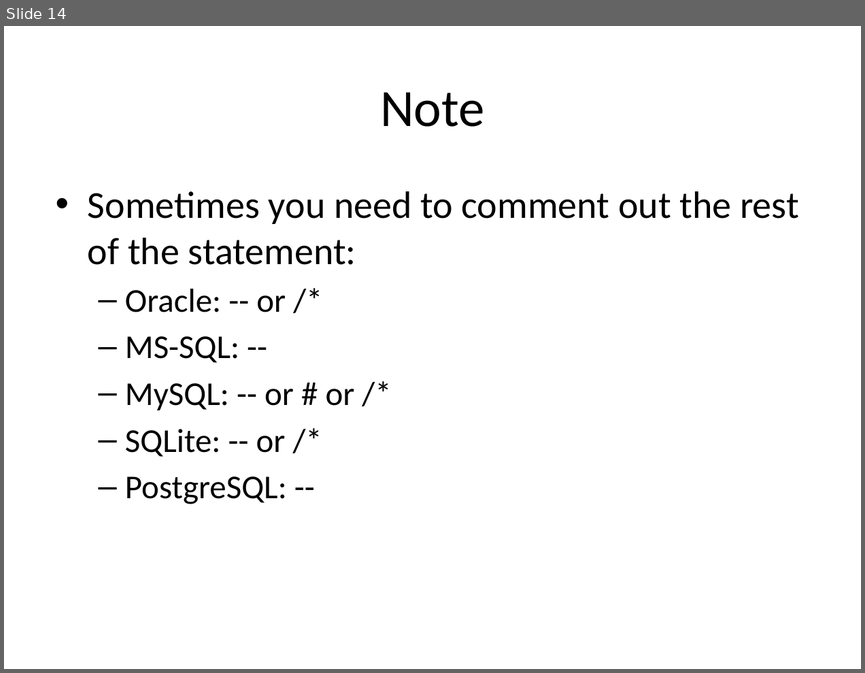
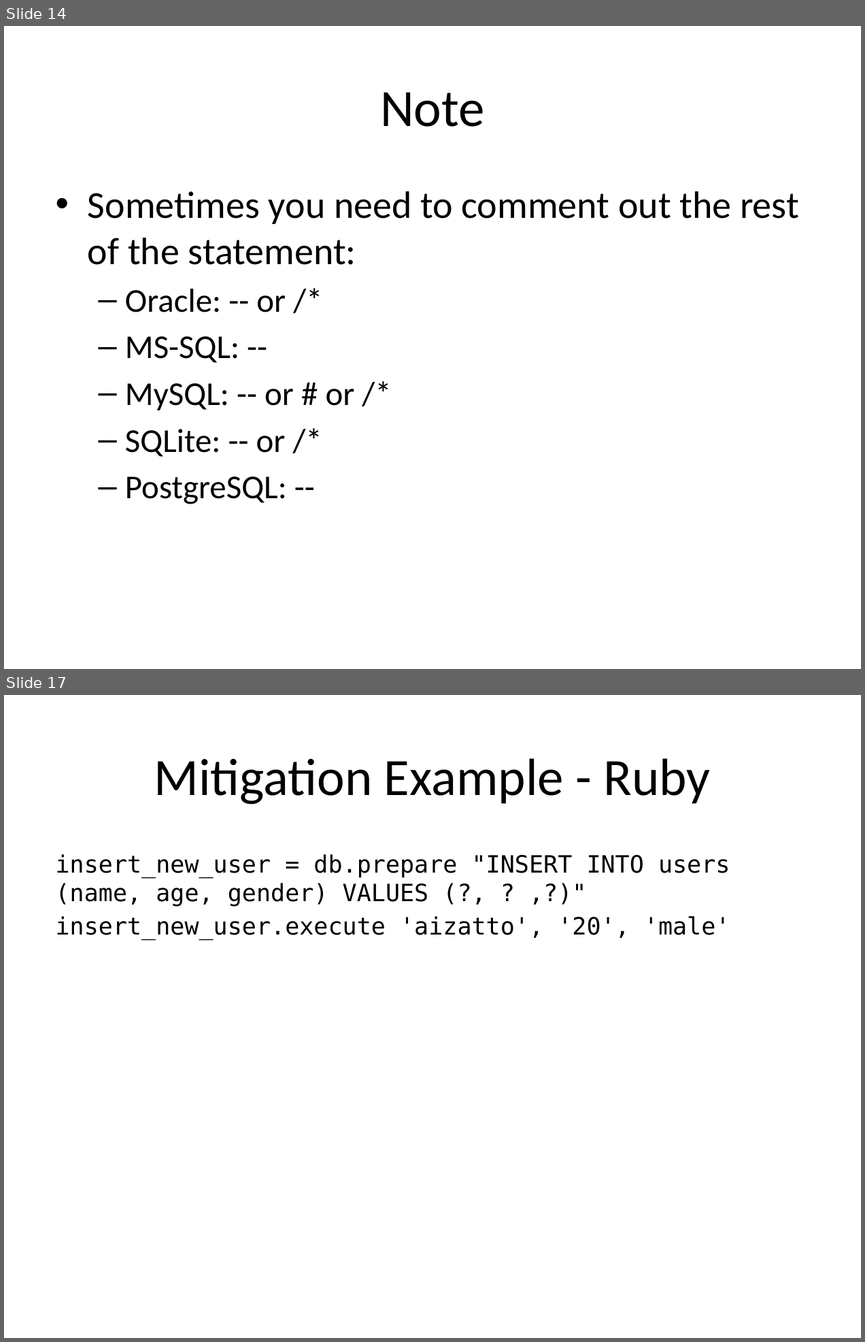
Before and after one commit to serneno/info_415_sp14, a slide deck: week4/week 4 - tuesday.pptx. Shown one above the other, each under a label of ours: slide 14 before the commit, slides 14 and 17 after it; the slides between them are not shown. The pictures are 865x673 and 865x1342 pixels, drawn with LibreOffice and Linux fonts; fonts in the diff are those of the drawing. Boxes give left, top, right and bottom in pixels: in the first picture for what was removed or moved away, otherwise in the second. Text is boxed around its words. In the diff, an @@ line names an element or a change of style, - is before the commit and + after.

```diff
--- a/week4/week 4 - tuesday.pptx
+++ b/week4/week 4 - tuesday.pptx
@@ slide 17 added at bbox=[4, 695, 861, 1338], background #FFFFFF @@
@@ title added at bbox=[154, 758, 710, 804], 44 pt, text #000000 @@
+Mitigation Example - Ruby
@@ text added at bbox=[56, 854, 730, 940], 20 pt, text #000000 @@
+insert_new_user = db.prepare "INSERT INTO users (name, age, gender) VALUES (?, ? ,?)"
+insert_new_user.execute 'aizatto', '20', 'male'
```
Also in this commit, not shown: 4 other slides added, 2 slides removed, 3 other files.
